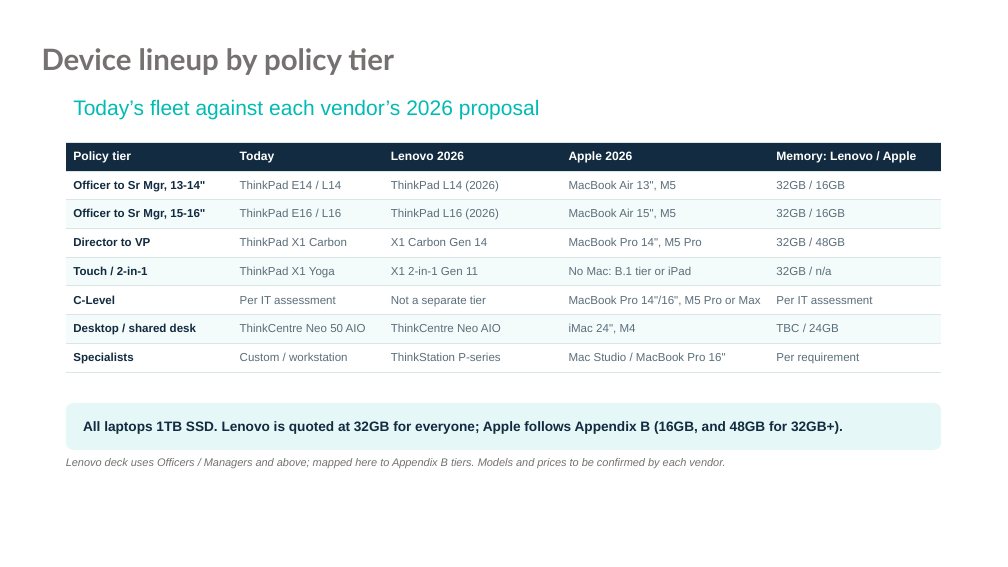
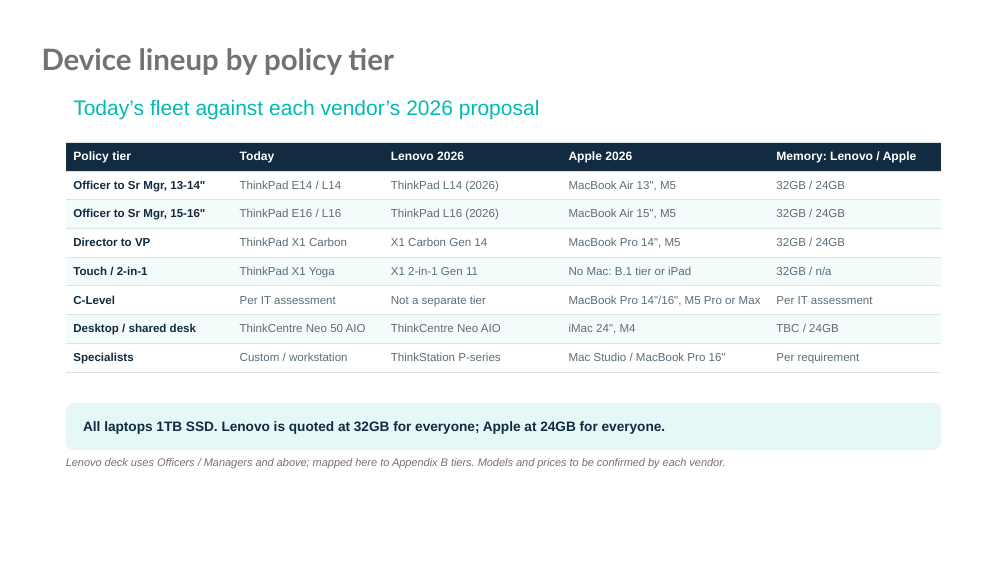
Before and after one commit to 7vbphz8fgw-commits/Bcipd, a slide deck: slide 3 of Flynas_Lenovo_vs_Apple_DaaS.pptx. Drawn at 1008x567 pixels with LibreOffice and Linux fonts; fonts in the diff are those of the drawing; background and template pictures are left out. Boxes give left, top, right and bottom in pixels: in the first picture for what was removed or moved away, otherwise in the second. Text is boxed around its words. In the diff, an @@ line names an element or a change of style, - is before the commit and + after.

```diff
--- a/Flynas_Lenovo_vs_Apple_DaaS.pptx
+++ b/Flynas_Lenovo_vs_Apple_DaaS.pptx
@@ table at [66,142,941,372] @@
-row 2, column 5: 32GB / 16GB
+row 2, column 5: 32GB / 24GB
-row 3, column 5: 32GB / 16GB
+row 3, column 5: 32GB / 24GB
@@ row 4, column 4: "MacBook Pro 14", M5 Pro" to "MacBook Pro 14", M5" @@
-row 4, column 5: 32GB / 48GB
+row 4, column 5: 32GB / 24GB
@@ text in rounded rectangle at [83,421,666,434]: text changed @@
-All laptops 1TB SSD. Lenovo is quoted at 32GB for everyone; Apple follows Appendix B (16GB, and 48GB for 32GB+).
+All laptops 1TB SSD. Lenovo is quoted at 32GB for everyone; Apple at 24GB for everyone.
```
Also in this commit, not shown: 4 other slides changed, 1 other file.
